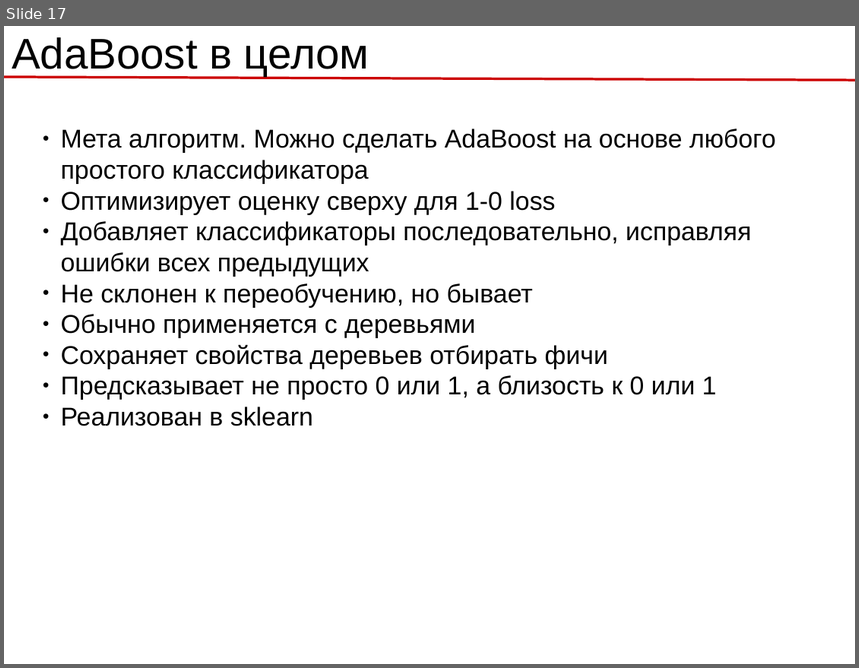
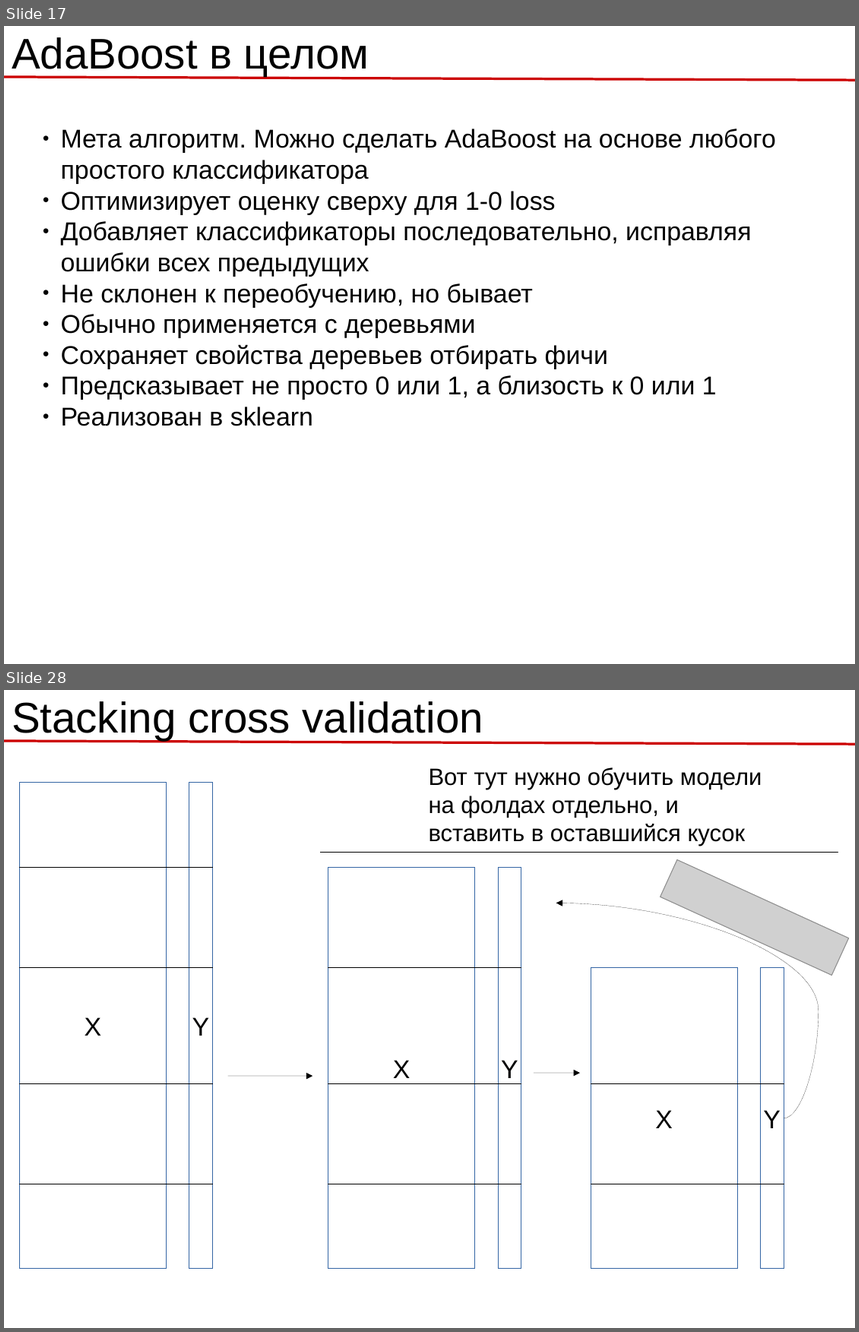
Before and after one commit to rykachevskiy/239, a slide deck: 5.Ensembles/5.2.Ensembles.odp. Shown one above the other, each under a label of ours: slide 17 before the commit, slides 17 and 28 after it; the slides between them are not shown. The pictures are 859x668 and 859x1332 pixels, drawn with LibreOffice and Linux fonts; fonts in the diff are those of the drawing; grey boxes stand for pictures. Boxes give left, top, right and bottom in pixels: in the first picture for what was removed or moved away, otherwise in the second. Text is boxed around its words. In the diff, an @@ line names an element or a change of style, - is before the commit and + after.

```diff
--- a/5.Ensembles/5.2.Ensembles.odp
+++ b/5.Ensembles/5.2.Ensembles.odp
@@ slide 28 added at [4,690,855,1328], background #FFFFFF; not listed: 1 template element that a slide beside it also shows @@
@@ title added at [12,701,484,741], 40 pt, text #000000 @@
+Stacking cross validation
@@ text added at [429,768,762,846], 22 pt, text #000000 @@
+Вот тут нужно обучить модели на фолдах отдельно, и вставить в оставшийся кусок
@@ rectangle added at [19,783,166,1269], outline #3465A4 0 pt, 24 pt, text #000000 @@
+X
@@ rectangle added at [189,783,212,1269], outline #3465A4 0 pt, 24 pt, text #000000 @@
+Y
@@ line added from (19, 868) to (212, 868), #000000 0 pt @@
@@ line added from (321, 852) to (838, 852), #000000 0 pt @@
@@ rectangle added at [329,868,475,1269], outline #3465A4 0 pt, 24 pt, text #000000 @@
+X
@@ rectangle added at [498,868,522,1269], outline #3465A4 0 pt, 24 pt, text #000000 @@
+Y
@@ picture added at [661,859,849,975] @@
@@ curved arrow added from (784, 1119) to (557, 904), #000000 0 pt @@
@@ line added from (19, 968) to (212, 968), #000000 0 pt @@
@@ line added from (329, 968) to (522, 968), #000000 0 pt @@
@@ rectangle added at [591,968,738,1269], outline #3465A4 0 pt, 24 pt, text #000000 @@
+X
@@ rectangle added at [761,968,784,1269], outline #3465A4 0 pt, 24 pt, text #000000 @@
+Y
@@ arrow added from (228, 1076) to (313, 1076), #000000 0 pt @@
@@ arrow added from (534, 1073) to (580, 1073), #000000 0 pt @@
@@ line added from (19, 1084) to (212, 1084), #000000 0 pt @@
@@ line added from (329, 1084) to (522, 1084), #000000 0 pt @@
@@ line added from (591, 1084) to (784, 1084), #000000 0 pt @@
@@ line added from (19, 1184) to (212, 1184), #000000 0 pt @@
@@ line added from (329, 1184) to (522, 1184), #000000 0 pt @@
@@ line added from (591, 1184) to (784, 1184), #000000 0 pt @@
```
Also in this commit, not shown: 1 slide changed, 13 other slides added, 2 slides removed, 4 other files.
